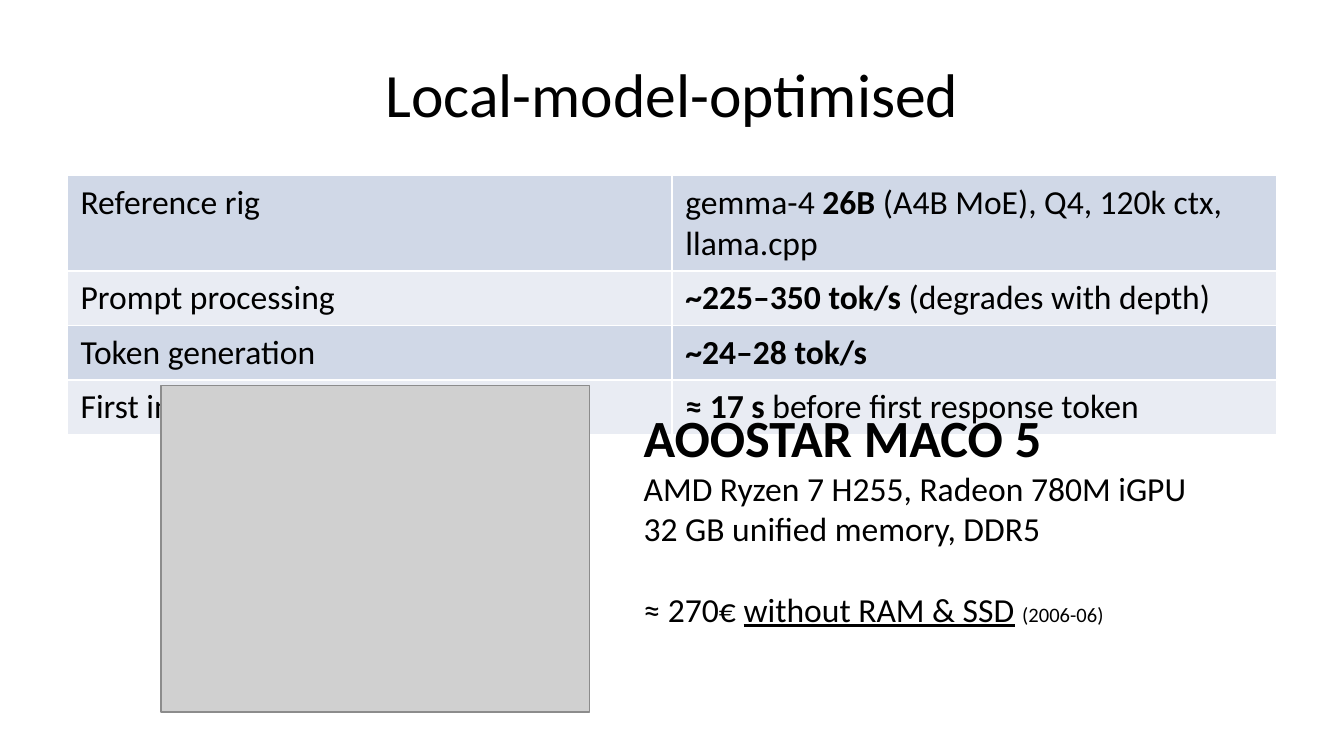
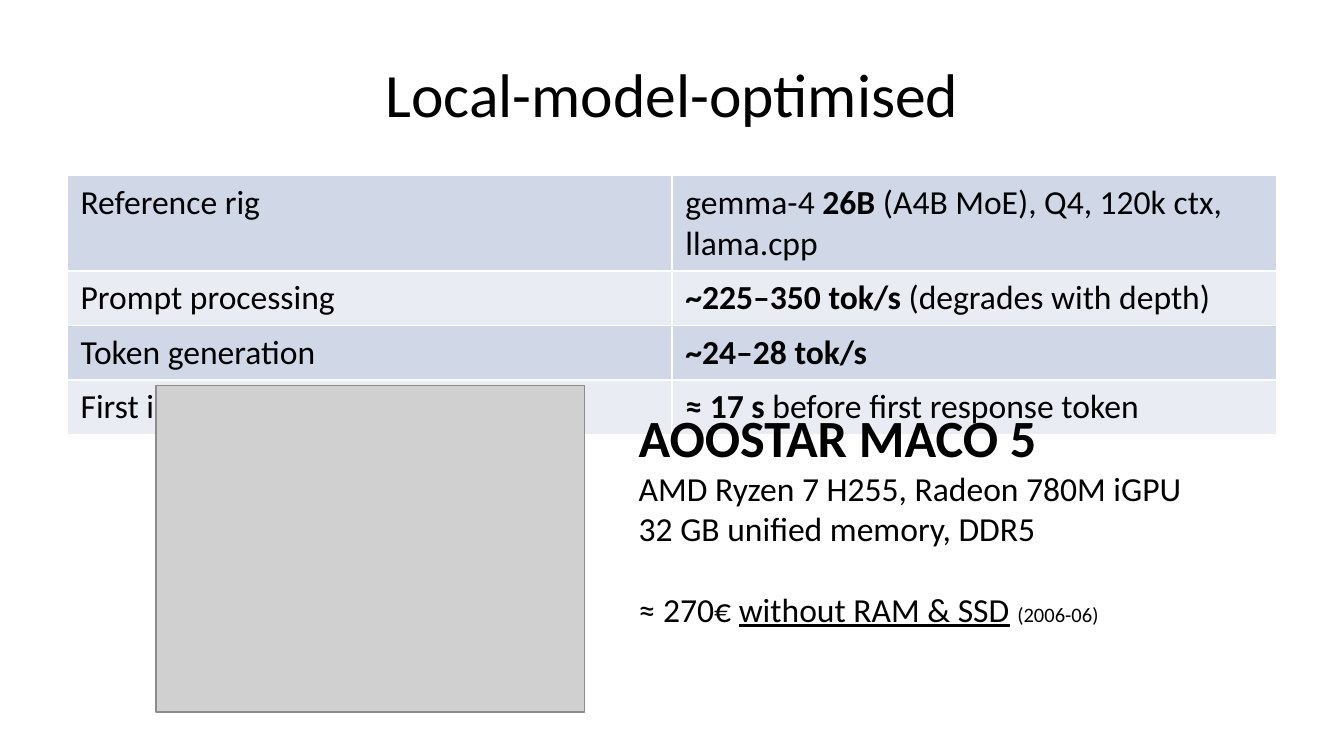
Before and after one commit to ivoras/harlequin, a slide deck: slide 6 of docs/croai2026/slides-pptx.pptx. Drawn at 1344x756 pixels with LibreOffice and Linux fonts; fonts in the diff are those of the drawing; grey boxes stand for pictures. Boxes give left, top, right and bottom in pixels: in the first picture for what was removed or moved away, otherwise in the second. Text is boxed around its words. In the diff, an @@ line names an element or a change of style, - is before the commit and + after.

```diff
--- a/docs/croai2026/slides-pptx.pptx
+++ b/docs/croai2026/slides-pptx.pptx
@@ picture: place and size @@
-picture at (161,386,590,712)
+picture at (156,386,585,712)
@@ text "AOOSTAR MACO 5": place and size @@
-text "AOOSTAR MACO 5" at (644,413,1186,627)
+text "AOOSTAR MACO 5" at (639,413,1181,627)
```
Also in this commit, not shown: 3 slides added, 1 other file.
